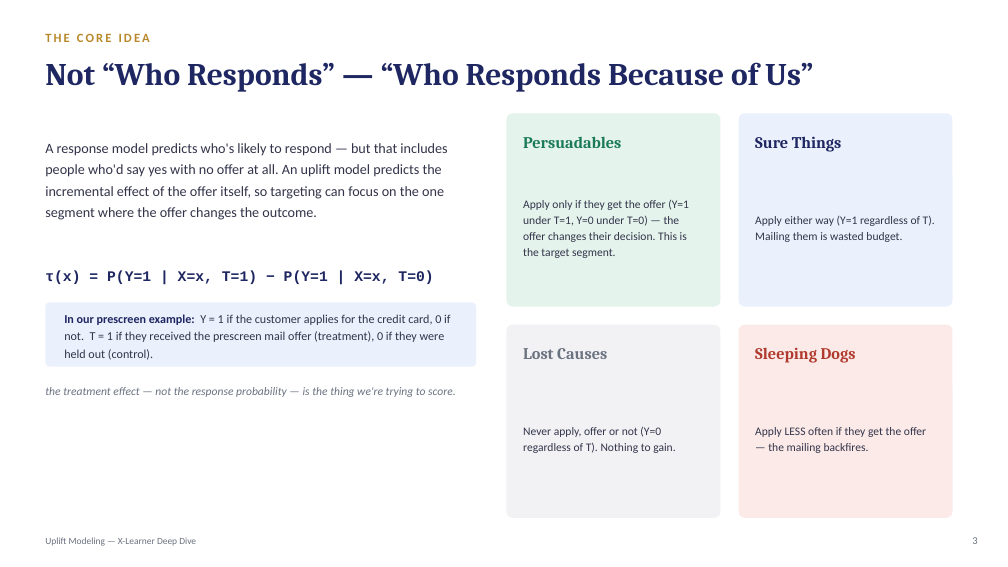
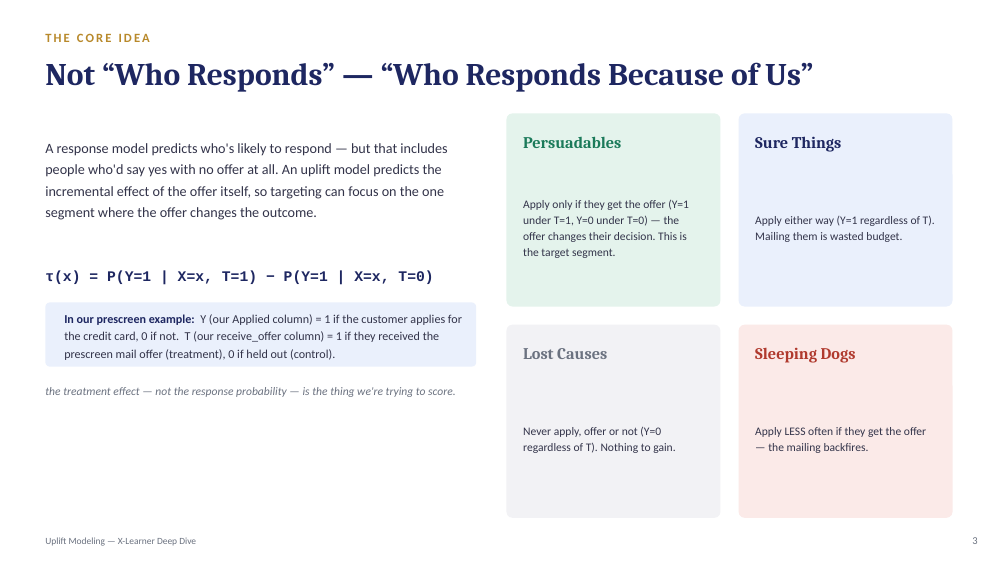
Before and after one commit to crystal1361/uplift-model, a slide deck: slide 3 of uplift_model_deck.pptx. Drawn at 1008x567 pixels with LibreOffice and Linux fonts; fonts in the diff are those of the drawing. Boxes give left, top, right and bottom in pixels: in the first picture for what was removed or moved away, otherwise in the second. Text is boxed around its words. In the diff, an @@ line names an element or a change of style, - is before the commit and + after.

```diff
--- a/uplift_model_deck.pptx
+++ b/uplift_model_deck.pptx
@@ text at (64,314,462,360): text changed @@
-In our prescreen example: Y = 1 if the customer applies for the credit card, 0 if not. T = 1 if they received the prescreen mail offer (treatment), 0 if they were held out (control).
+In our prescreen example: Y (our Applied column) = 1 if the customer applies for the credit card, 0 if not. T (our receive_offer column) = 1 if they received the prescreen mail offer (treatment), 0 if held out (control).
```
Also in this commit, not shown: 8 other slides changed, 1 other file.
